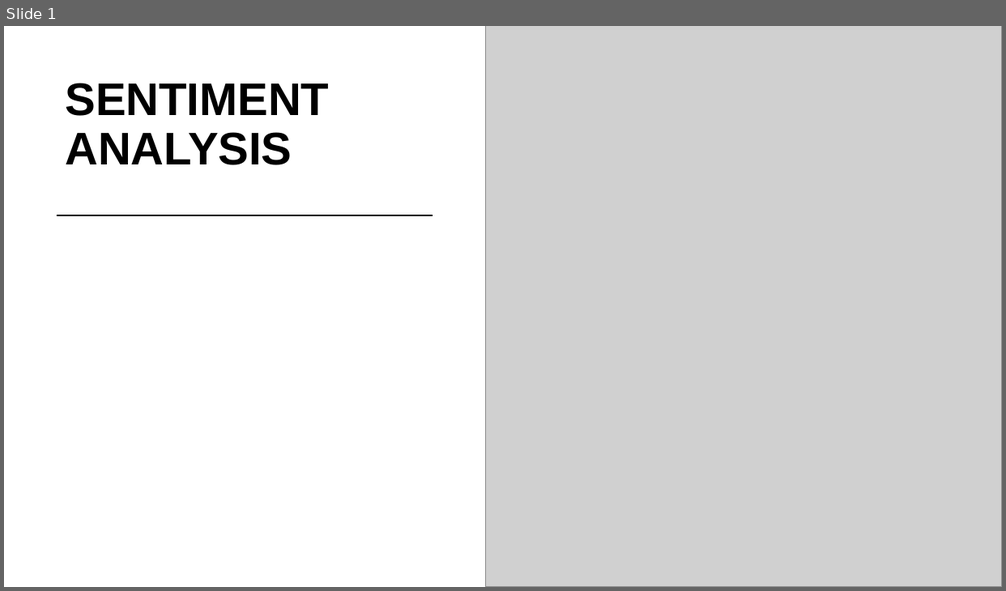
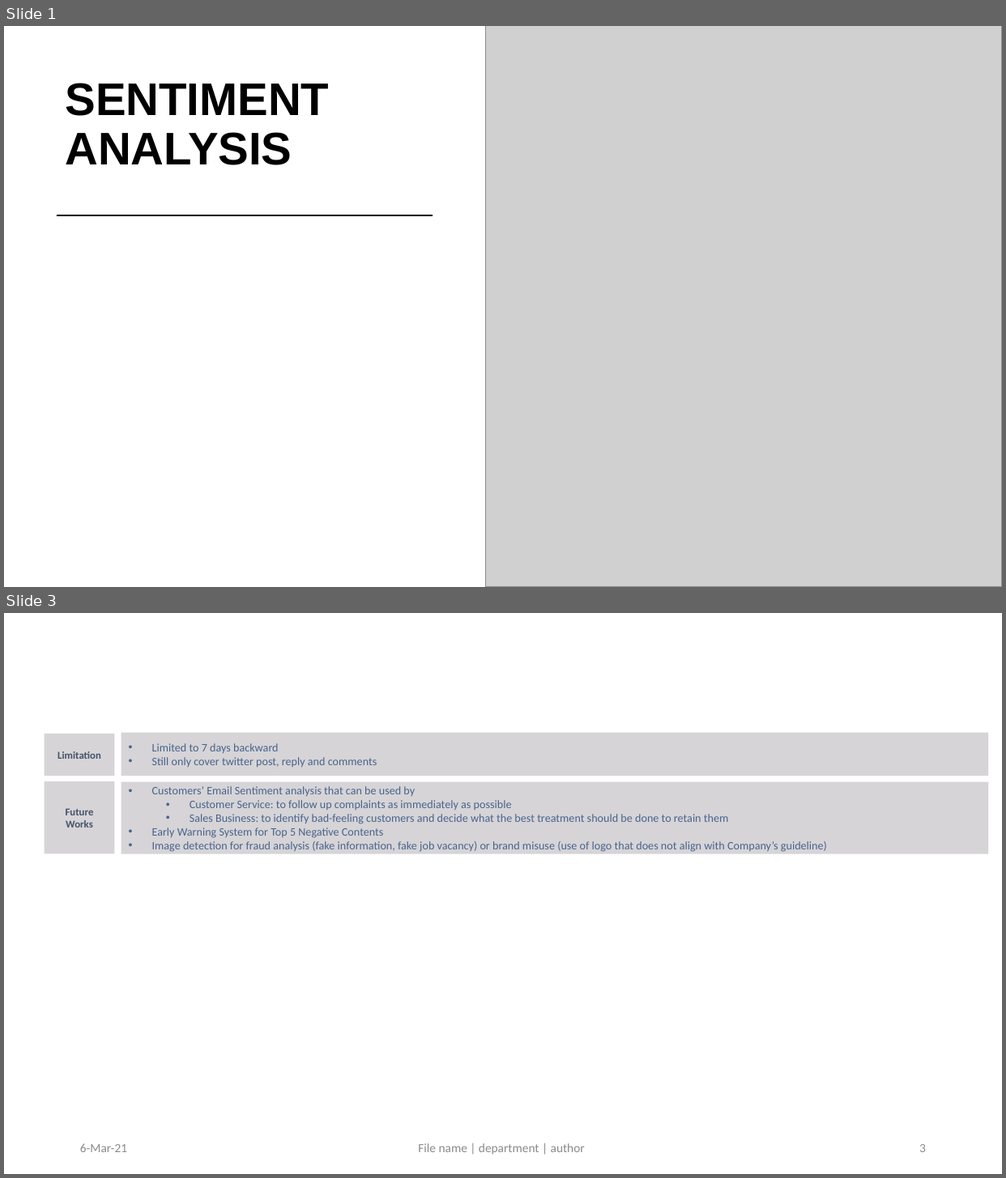
Before and after one commit to Damianus04/data-science-purwadhika-final-project, a slide deck: 0-Final-Project-Overview.pptx. Shown one above the other, each under a label of ours: slide 1 before the commit, slides 1 and 3 after it; the slides between them are not shown. The pictures are 1006x591 and 1006x1178 pixels, drawn with LibreOffice and Linux fonts; fonts in the diff are those of the drawing; grey boxes stand for pictures. Boxes give left, top, right and bottom in pixels: in the first picture for what was removed or moved away, otherwise in the second. Text is boxed around its words. In the diff, an @@ line names an element or a change of style, - is before the commit and + after.

```diff
--- a/0-Final-Project-Overview.pptx
+++ b/0-Final-Project-Overview.pptx
@@ slide 3 added at (x1=4, y1=613, x2=1002, y2=1174), background #FFFFFF @@
@@ rectangle added at (x1=44, y1=734, x2=115, y2=776), fill #D6D4D7, 10 pt, text #44546A, bold @@
+Limitation
@@ rectangle added at (x1=121, y1=733, x2=988, y2=776), fill #D6D4D7, 11 pt, text #49648C @@
+• Limited to 7 days backward
+• Still only cover twitter post, reply and comments
@@ rectangle added at (x1=44, y1=781, x2=115, y2=854), fill #D6D4D7, 10 pt, text #44546A, bold @@
+Future Works
@@ rectangle added at (x1=121, y1=782, x2=988, y2=855), fill #D6D4D7, 11 pt, text #49648C @@
+• Customers’ Email Sentiment analysis that can be used by
+  • Customer Service: to follow up complaints as immediately as possible
+  • Sales Business: to identify bad-feeling customers and decide what the best treatment should be done to retain them
+• Early Warning System for Top 5 Negative Contents
+• Image detection for fraud analysis (fake information, fake job vacancy) or brand misuse (use of logo that does not align with Company’s guideline)
@@ text added at (x1=80, y1=1144, x2=127, y2=1152), 12 pt, text #8C8C8C @@
+6-Mar-21
@@ text added at (x1=418, y1=1144, x2=585, y2=1155), 12 pt, text #8C8C8C @@
+File name | department | author
@@ page number added at (x1=919, y1=1144, x2=926, y2=1152), 12 pt, text #8C8C8C @@
+3
```
Also in this commit, not shown: 6 slides changed, 1 other slide added, 3 other files.
